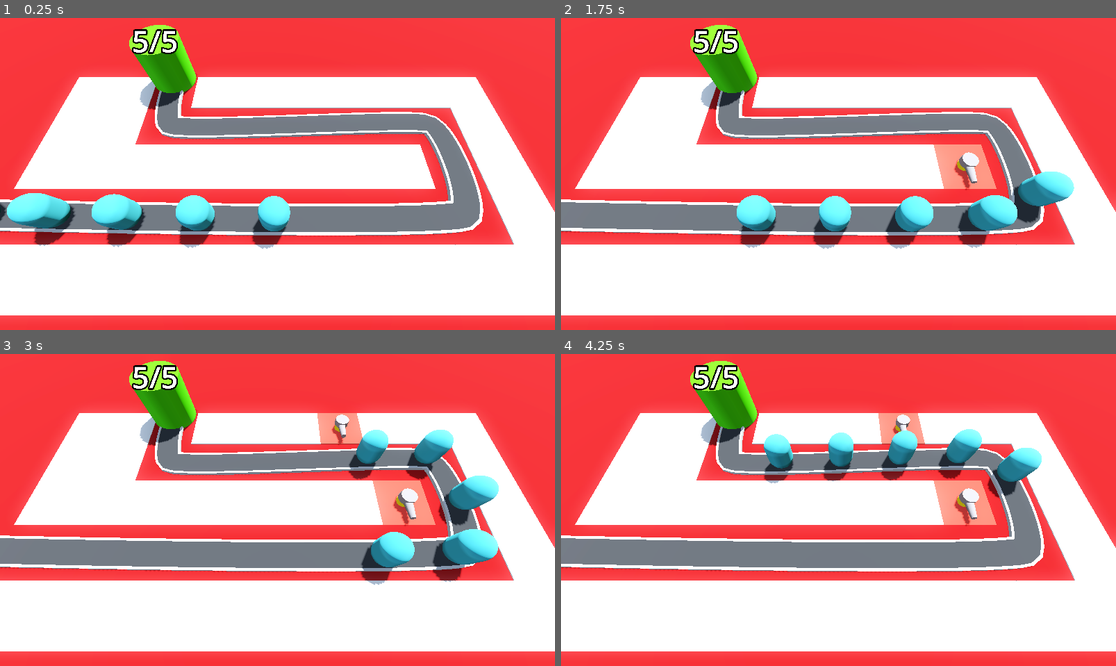
Above: before the commit, frames 1-4 (two rows, left to right).
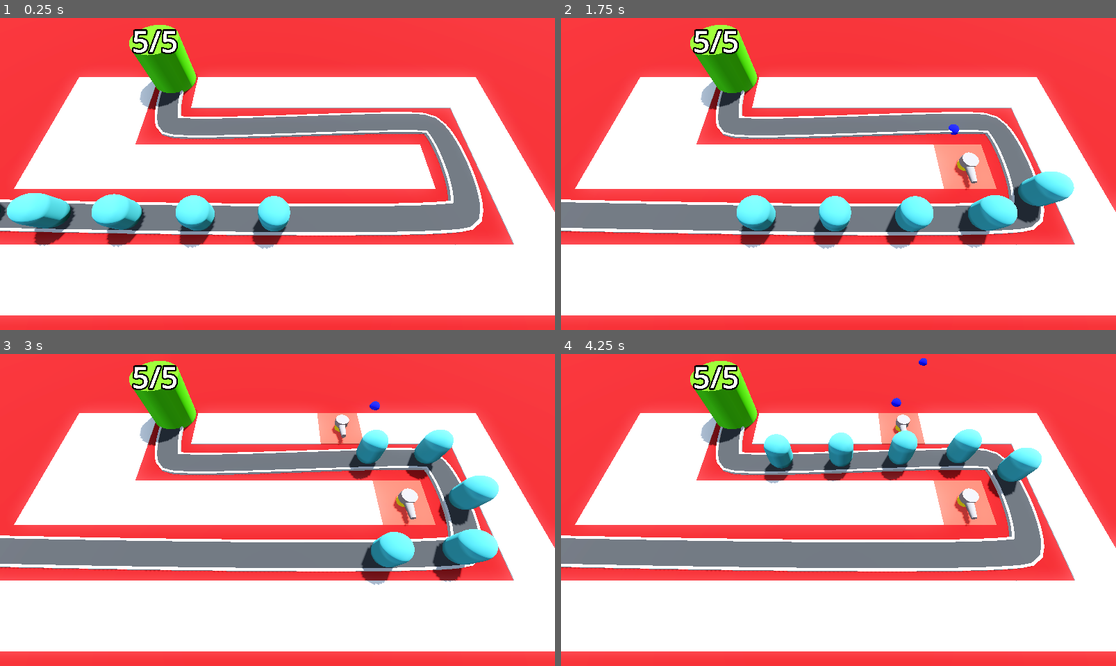
Above: after the commit, the same moments.

Repository: Matthew-CS11/Barbarian-Blaster
Game: Godot game, scene res://base_level.tscn
Two runs of this game, one before a commit and one after it. Both use one fixed random seed, a clock stepped at 60 frames per second and the inputs below.
Inputs (mouse positions are in pixels of both pictures, inside the frame that each line leads up to):
- Up to frame 1 (0.25 s): no input
- Up to frame 2 (1.75 s): move the mouse to (960, 158) at 0.52 s; click (960, 158) at 0.6 s; move the mouse to (727, 189) at 1.27 s; click (727, 189) at 1.35 s
- Up to frame 3 (3 s): move the mouse to (333, 441) at 2.02 s; click (333, 441) at 2.1 s; move the mouse to (249, 572) at 2.77 s; click (249, 572) at 2.85 s
- Up to frame 4 (4.25 s): move the mouse to (1005, 556) at 3.52 s; click (1005, 556) at 3.6 s

The runs differ from the first frame. In frame 2, less than 0.1% of the frame differs, in the area x 69-72%, y 34-38%; in frame 3, less than 0.1%; in frame 4, less than 0.1%, in the area x 59-66%, y 1-17%.

Commit message:
add projectile

Diff:
--- /dev/null
+++ b/Turret/ball.gd
@@ -0,0 +1,12 @@
+extends Area3D
+
+var direction := Vector3.FORWARD
+
+@export var speed := 30.0
+
+func _physics_process(delta: float) -> void:
+	position += direction * speed * delta
+
+
+func _on_timer_timeout() -> void:
+	queue_free()
--- /dev/null
+++ b/Turret/ball.tscn
@@ -0,0 +1,27 @@
+[gd_scene load_steps=5 format=3 uid="uid://c5suymmm1mkru"]
+
+[ext_resource type="Script" uid="uid://bri7w4egvc4le" path="res://Turret/ball.gd" id="1_hick4"]
+
+[sub_resource type="StandardMaterial3D" id="StandardMaterial3D_p7rkl"]
+albedo_color = Color(0, 0.0333333, 1, 1)
+
+[sub_resource type="SphereMesh" id="SphereMesh_hick4"]
+material = SubResource("StandardMaterial3D_p7rkl")
+
+[sub_resource type="SphereShape3D" id="SphereShape3D_kj8la"]
+
+[node name="ball" type="Area3D"]
+script = ExtResource("1_hick4")
+
+[node name="MeshInstance3D" type="MeshInstance3D" parent="."]
+mesh = SubResource("SphereMesh_hick4")
+
+[node name="CollisionShape3D" type="CollisionShape3D" parent="."]
+shape = SubResource("SphereShape3D_kj8la")
+
+[node name="Timer" type="Timer" parent="."]
+wait_time = 2.0
+one_shot = true
+autostart = true
+
+[connection signal="timeout" from="Timer" to="." method="_on_timer_timeout"]
--- /dev/null
+++ b/Turret/turret.gd
@@ -0,0 +1,9 @@
+extends Node3D
+
+var projectile = preload("res://Turret/ball.tscn")
+
+
+func _on_timer_timeout() -> void:
+	var ball = projectile.instantiate()
+	add_child(ball)
+	ball.global_position = global_position
--- a/Turret/turret.tscn
+++ b/Turret/turret.tscn
@@ -1,4 +1,6 @@
-[gd_scene load_steps=5 format=3 uid="uid://d01unib15e15u"]
+[gd_scene load_steps=6 format=3 uid="uid://d01unib15e15u"]
+
+[ext_resource type="Script" uid="uid://coqbxcwumauv" path="res://Turret/turret.gd" id="1_5kpma"]
 
 [sub_resource type="StandardMaterial3D" id="StandardMaterial3D_cb20n"]
 albedo_color = Color(1, 0.90000004, 0, 1)
@@ -17,6 +19,7 @@
 bottom_radius = 0.38
 
 [node name="Turret" type="Node3D"]
+script = ExtResource("1_5kpma")
 
 [node name="TurretBase" type="MeshInstance3D" parent="."]
 transform = Transform3D(1, 0, 0, 0, 1, 0, 0, 0, 1, 0, 0.5, 0)
@@ -30,3 +33,8 @@
 transform = Transform3D(5.116796e-05, -0.0018318453, 0.99999833, 0.9996101, 0.02792158, 0, -0.027921533, 0.99960846, 0.0018325597, -0.029865801, -0.11020583, 0.7411227)
 mesh = SubResource("CylinderMesh_cb20n")
 skeleton = NodePath("../..")
+
+[node name="Timer" type="Timer" parent="."]
+autostart = true
+
+[connection signal="timeout" from="Timer" to="." method="_on_timer_timeout"]
--- a/base_level.tscn
+++ b/base_level.tscn
@@ -120,11 +120,11 @@
 progress = 5.0
 
 [node name="Enemy3" parent="Path3D" instance=ExtResource("2_5vx1e")]
-transform = Transform3D(-0.017708236, 0, -0.99983543, 0, 1, 0, 0.99983543, 0, -0.017708236, -12.714431, 0, 6.1627846)
+transform = Transform3D(-0.017708236, 0, -0.9998354, 0, 1, 0, 0.9998354, 0, -0.017708236, -12.714431, 0, 6.1627846)
 progress = 10.0
 
 [node name="Enemy4" parent="Path3D" instance=ExtResource("2_5vx1e")]
-transform = Transform3D(-0.0142460335, 0, -0.99989074, 0, 1, 0, 0.99989074, 0, -0.0142460335, -7.714971, 0, 6.243016)
+transform = Transform3D(-0.0142460335, 0, -0.9998907, 0, 1, 0, 0.9998907, 0, -0.0142460335, -7.714971, 0, 6.243016)
 progress = 15.0
 
 [node name="Enemy5" parent="Path3D" instance=ExtResource("2_5vx1e")]
Not shown, added: Turret/ball.gd.uid
Not shown, added: Turret/turret.gd.uid
